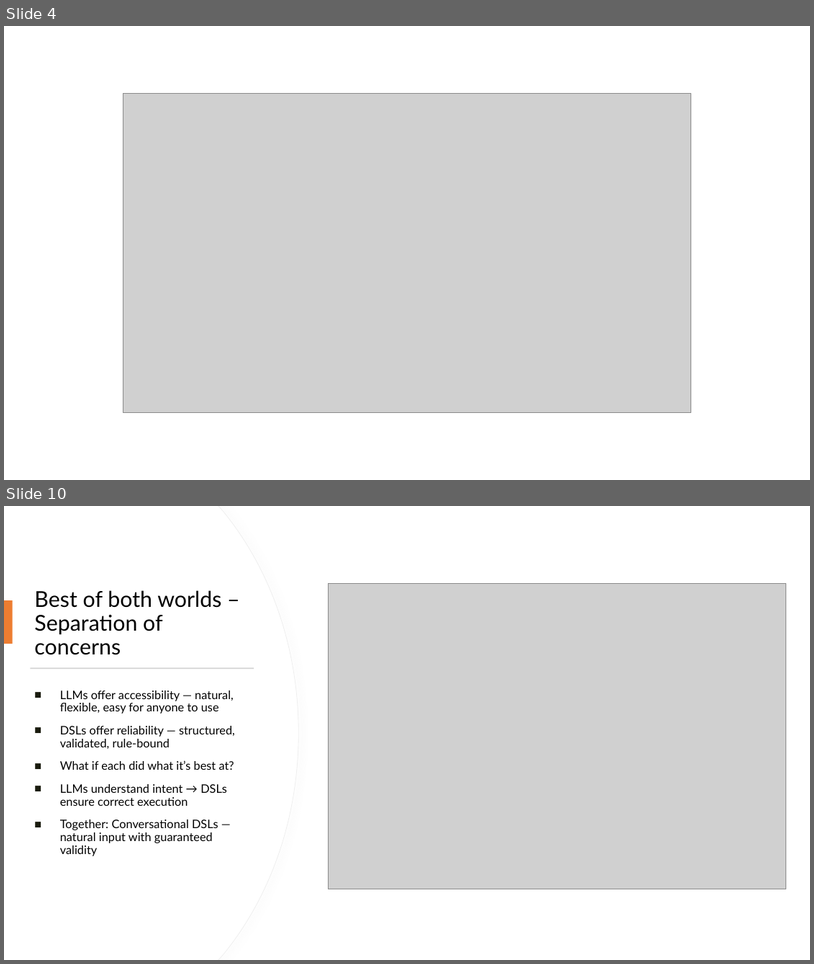
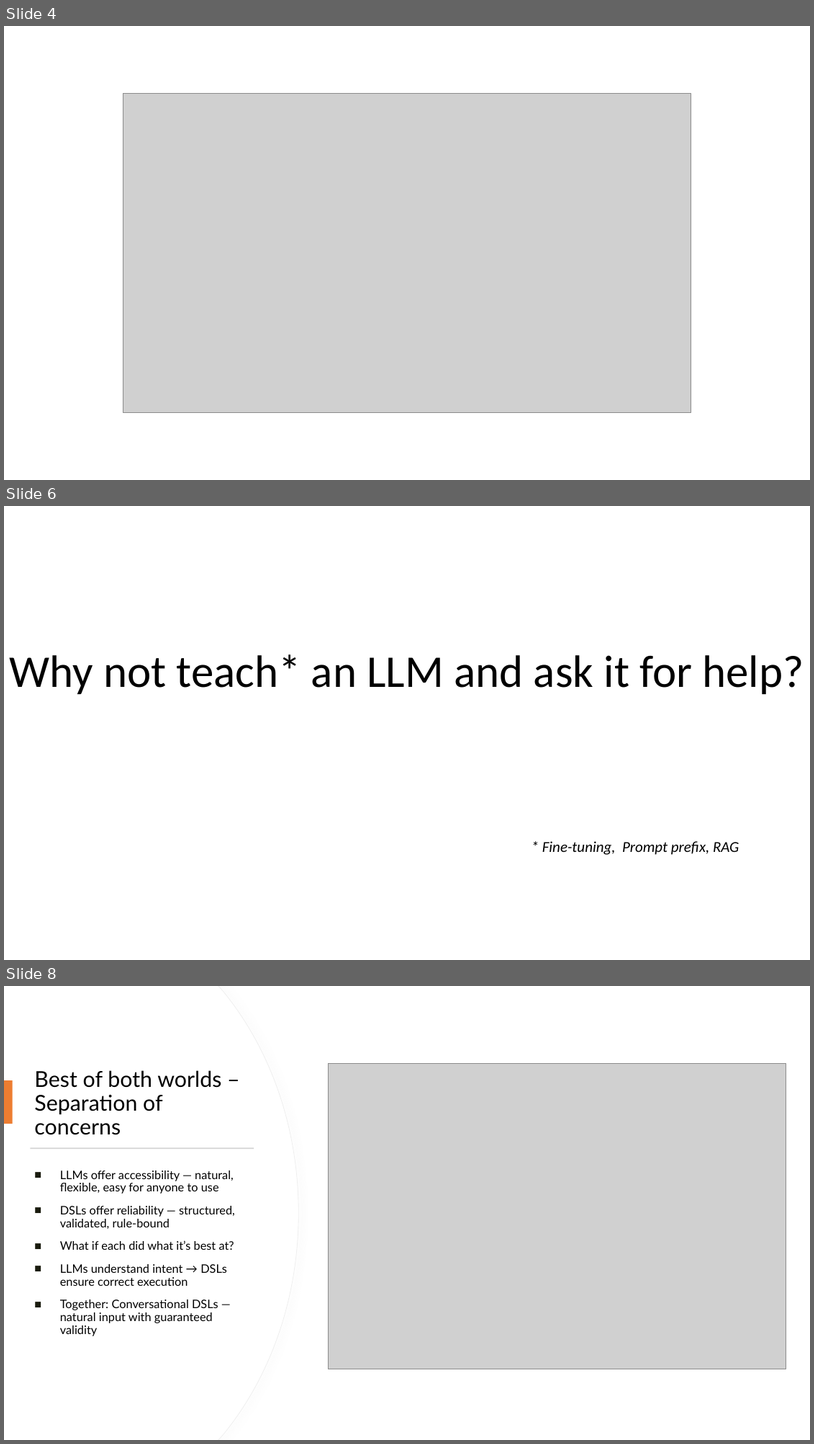
Before and after one commit to krinara86/llm_dsl_validator, a slide deck: misc/langdev2025/Making DSLs conversable.pptx. Shown one above the other, each under a label of ours: slides 4 and 10 before the commit, slides 4, 6 and 8 after it; the slides between them are not shown. The pictures are 814x964 and 814x1444 pixels, drawn with LibreOffice and Linux fonts; fonts in the diff are those of the drawing; grey boxes stand for pictures. Boxes give left, top, right and bottom in pixels: in the first picture for what was removed or moved away, otherwise in the second. Text is boxed around its words. In the diff, an @@ line names an element or a change of style, - is before the commit and + after.

```diff
--- a/misc/langdev2025/Making DSLs conversable.pptx
+++ b/misc/langdev2025/Making DSLs conversable.pptx
@@ slide 6 added at <box>4,506,810,960</box>, background #FFFFFF @@
@@ text added at <box>10,654,805,694</box>, 54 pt, text #000000 @@
+Why not teach* an LLM and ask it for help?
@@ text added at <box>543,841,739,854</box>, 18 pt, text #000000, italic @@
+* Fine-tuning, Prompt prefix, RAG
@@ what was slide 10 is now slide 8 @@
```
Also in this commit, not shown: 3 slides changed, 3 slides removed, 1 other file.
